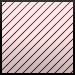
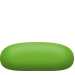
Revision of a layered (75, 75) image; what changed, layer by layer:
showed group "ennemies" (14 layers) over (x1=0, y1=0, x2=74, y2=74)
added group "slime" with 8 layers in group "ennemies" over (x1=0, y1=10, x2=74, y2=71)
added layer "Slime_05" in group "slime" over (x1=0, y1=42, x2=74, y2=71)
hid group "cases Mur" (4 layers) over (x1=0, y1=0, x2=75, y2=75)
